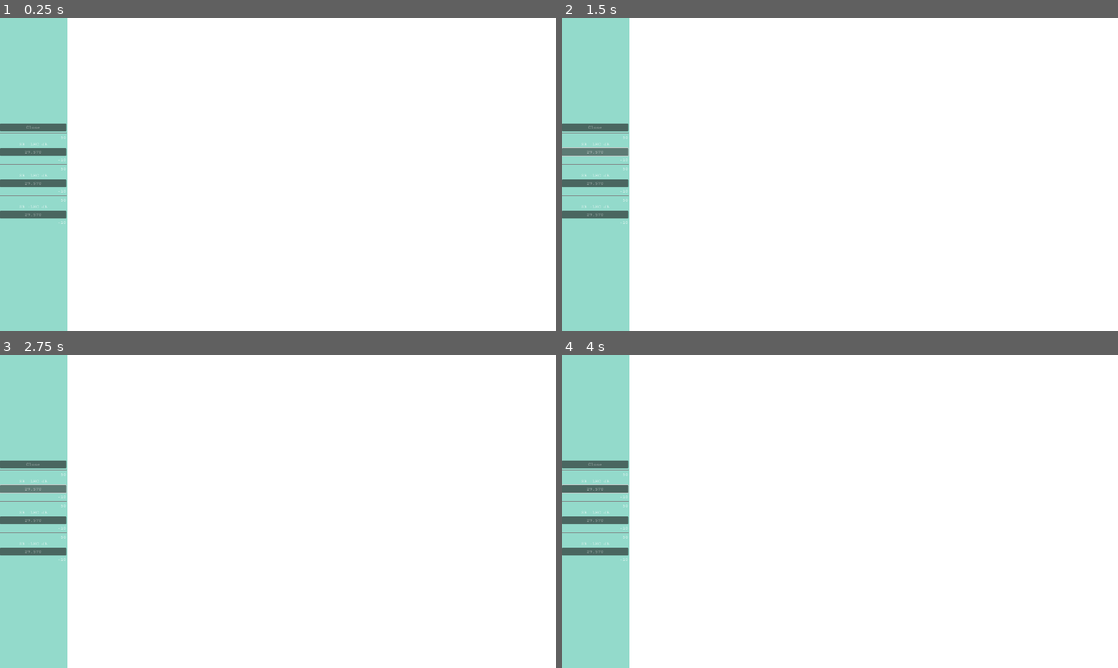
Above: before the commit, frames 1-4 (two rows, left to right).
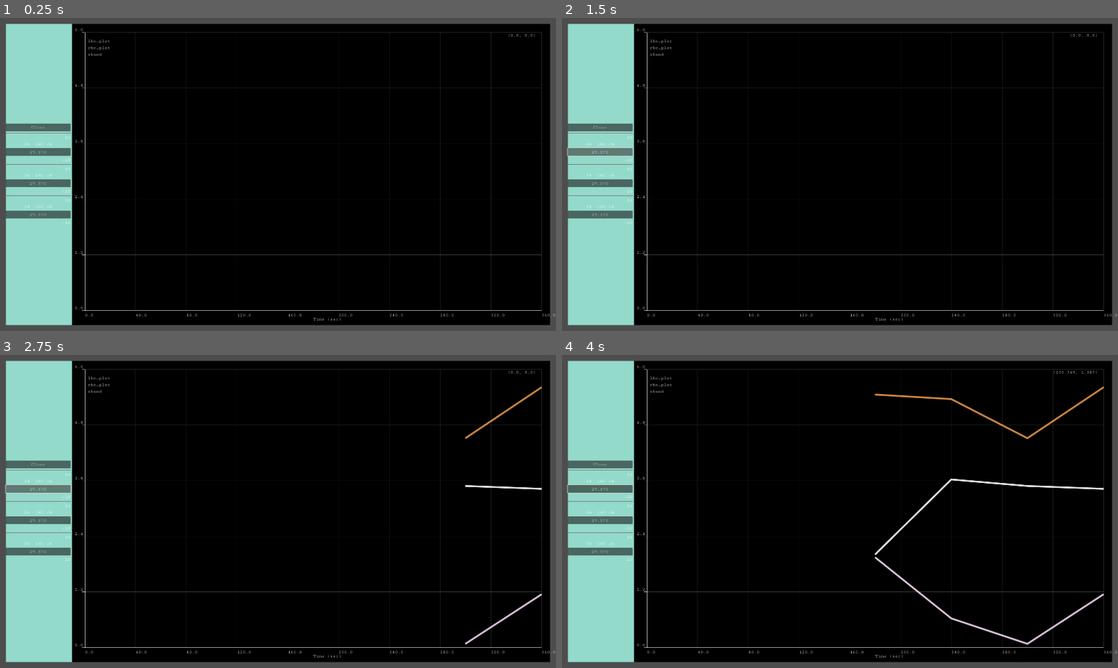
Above: after the commit, the same moments.

Repository: asfadmin/antenna-museum-exhibit
Game: Godot game, scene res://PlotControl.tscn
Same seed, same stepped clock (60 frames per second), same inputs: the game is played once before the commit and once after it. This scene is started directly instead of the project's main scene.
Inputs (mouse positions are in pixels of both pictures, inside the frame that each line leads up to):
- Up to frame 1 (0.25 s): no input
- Up to frame 2 (1.5 s): click "29.570" at 0.5 s; click "29.570" at 1.25 s
- Up to frame 3 (2.75 s): click "29.570" at 2 s
- Up to frame 4 (4 s): tap Enter at 2.75 s; move the mouse to (962, 495) at 2.77 s; click (962, 495) at 2.92 s; tap Space at 3.5 s; drag from (728, 527) to (812, 574) at 3.52 s

The runs differ from the first frame. In frame 1, 90% of the frame differs, in the area x 0-100%, y 0-100%; in frame 2, 90%; in frame 3, 90%; in frame 4, 90%.

Commit message:
feat: Make the plot side-scroll

Diff:
--- a/exhibit-frontend/PlotControl.tscn
+++ b/exhibit-frontend/PlotControl.tscn
@@ -1,11 +1,20 @@
-[gd_scene format=3 uid="uid://dmf44vxvrbwf0"]
+[gd_scene load_steps=3 format=3 uid="uid://dmf44vxvrbwf0"]
 
-[node name="PlotControl" type="PanelContainer"]
+[ext_resource type="Script" path="res://addons/graph_2d/graph_2d.gd" id="1_02d54"]
+[ext_resource type="Script" path="res://plot_control.gd" id="1_2ljep"]
+
+[node name="PlotControl" type="MarginContainer" node_paths=PackedStringArray("graph_node")]
 anchors_preset = 15
 anchor_right = 1.0
 anchor_bottom = 1.0
 grow_horizontal = 2
 grow_vertical = 2
+theme_override_constants/margin_left = 20
+theme_override_constants/margin_top = 20
+theme_override_constants/margin_right = 20
+theme_override_constants/margin_bottom = 20
+script = ExtResource("1_2ljep")
+graph_node = NodePath("HBoxContainer/Graph")
 
 [node name="ColorRect" type="ColorRect" parent="."]
 layout_mode = 2
@@ -103,7 +112,19 @@
 "
 horizontal_alignment = 2
 
-[node name="Control" type="ColorRect" parent="HBoxContainer"]
+[node name="Graph" type="Control" parent="HBoxContainer"]
 layout_mode = 2
 size_flags_horizontal = 3
 size_flags_stretch_ratio = 7.35
+script = ExtResource("1_02d54")
+x_max = 360.0
+x_label = "Time (sec)"
+show_x_ticks = false
+y_max = 6.0
+grid_horizontal_visible = true
+grid_vertical_visible = true
+
+[node name="Timer" type="Timer" parent="."]
+autostart = true
+
+[connection signal="timeout" from="Timer" to="." method="_on_timer_timeout"]
--- /dev/null
+++ b/exhibit-frontend/plot_control.gd
@@ -0,0 +1,66 @@
+extends MarginContainer
+
+
+@export var graph_node: Graph2D
+var lhc_plot: PlotItem
+var rhc_plot: PlotItem
+var xband_plot: PlotItem
+var lhc_line = []
+var rhc_line = []
+var xband_line = []
+var x := 360
+var looped = false
+
+
+func _ready() -> void:
+	lhc_plot = graph_node.add_plot_item("lhc_plot", Color.THISTLE, 5.0)
+	rhc_plot = graph_node.add_plot_item("rhc_plot", Color.GAINSBORO, 5.0)
+	xband_plot = graph_node.add_plot_item("xband", Color.PERU, 5.0)
+
+
+func redraw(line, plot: PlotItem):
+	plot.remove_all()
+	for point in line:
+		plot.add_point(point)
+
+
+func shift(line):
+	# Sub 60 from each x in the line
+	var shifted = []
+	for point in line:
+		point.x -=  60
+		shifted.append(point)
+
+	return shifted
+
+
+func _on_timer_timeout() -> void:
+	if x > 0:
+		if looped:
+			lhc_line = shift(lhc_line)
+			lhc_line.push_front(Vector2(360, randf_range(0, 2)))
+			lhc_line.pop_back()
+
+			rhc_line = shift(rhc_line)
+			rhc_line.push_front(Vector2(360, randf_range(2, 4)))
+			rhc_line.pop_back()
+
+			xband_line = shift(xband_line)
+			xband_line.push_front(Vector2(360, randf_range(4, 6)))
+			xband_line.pop_back()
+			x = 360
+		else:
+			lhc_line.append(Vector2(x, randf_range(0, 2)))
+			rhc_line.append(Vector2(x, randf_range(2, 4)))
+			xband_line.append(Vector2(x, randf_range(4, 6)))
+		x -= 60
+	elif x == 0:
+		lhc_line.append(Vector2(x, randf_range(0, 2)))
+		rhc_line.append(Vector2(x, randf_range(2, 4)))
+		xband_line.append(Vector2(x, randf_range(4, 6)))
+		looped = true
+		x = 360
+
+	redraw(lhc_line, lhc_plot)
+	redraw(rhc_line, rhc_plot)
+	redraw(xband_line, xband_plot)
